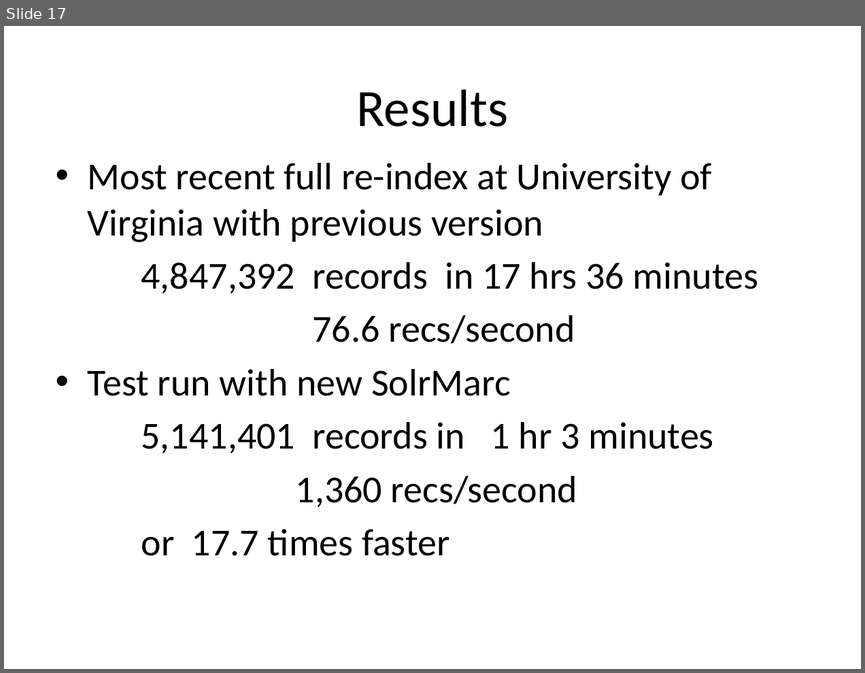
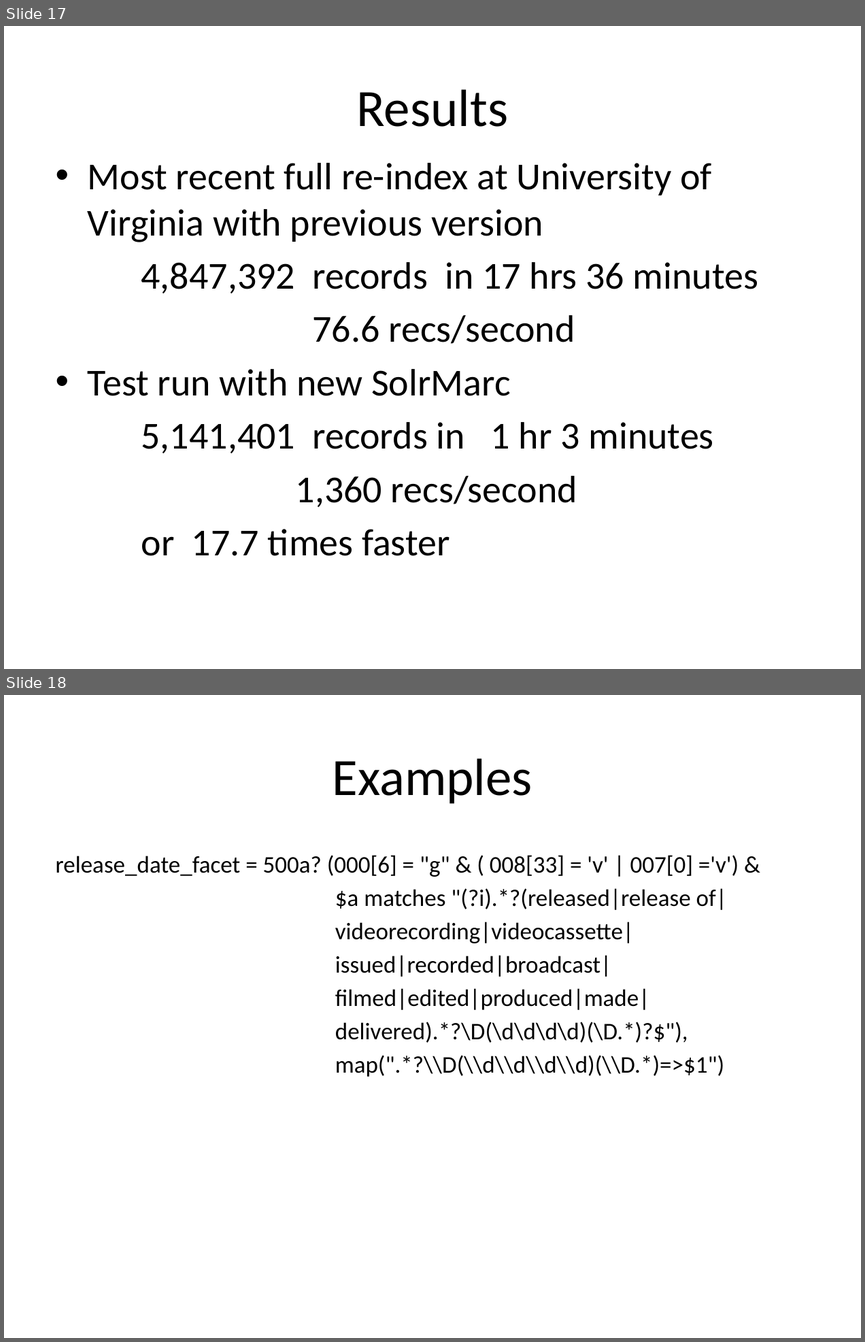
Before and after one commit to solrmarc/solrmarc, a slide deck: New Release of SolrMarc.pptx. Shown one above the other, each under a label of ours: slide 17 before the commit, slides 17 and 18 after it. The pictures are 865x673 and 865x1342 pixels, drawn with LibreOffice and Linux fonts; fonts in the diff are those of the drawing. Boxes give left, top, right and bottom in pixels: in the first picture for what was removed or moved away, otherwise in the second. Text is boxed around its words. In the diff, an @@ line names an element or a change of style, - is before the commit and + after.

```diff
--- a/New Release of SolrMarc.pptx
+++ b/New Release of SolrMarc.pptx
@@ slide 18 added at (4,695,861,1338), background #E6E6D8 @@
@@ title added at (332,758,532,804), 44 pt, text #000000 @@
+Examples
@@ text added at (56,855,738,1076), 20 pt, text #000000 @@
+release_date_facet = 500a? (000[6] = "g" & ( 008[33] = 'v' | 007[0] ='v') &
+$a matches "(?i).*?(released|release of|
+videorecording|videocassette|
+issued|recorded|broadcast|
+filmed|edited|produced|made|
+delivered).*?\D(\d\d\d\d)(\D.*)?$"),
+map(".*?\\D(\\d\\d\\d\\d)(\\D.*)=>$1")
```
Also in this commit, not shown: 16 other slides changed, 1 other slide added.
